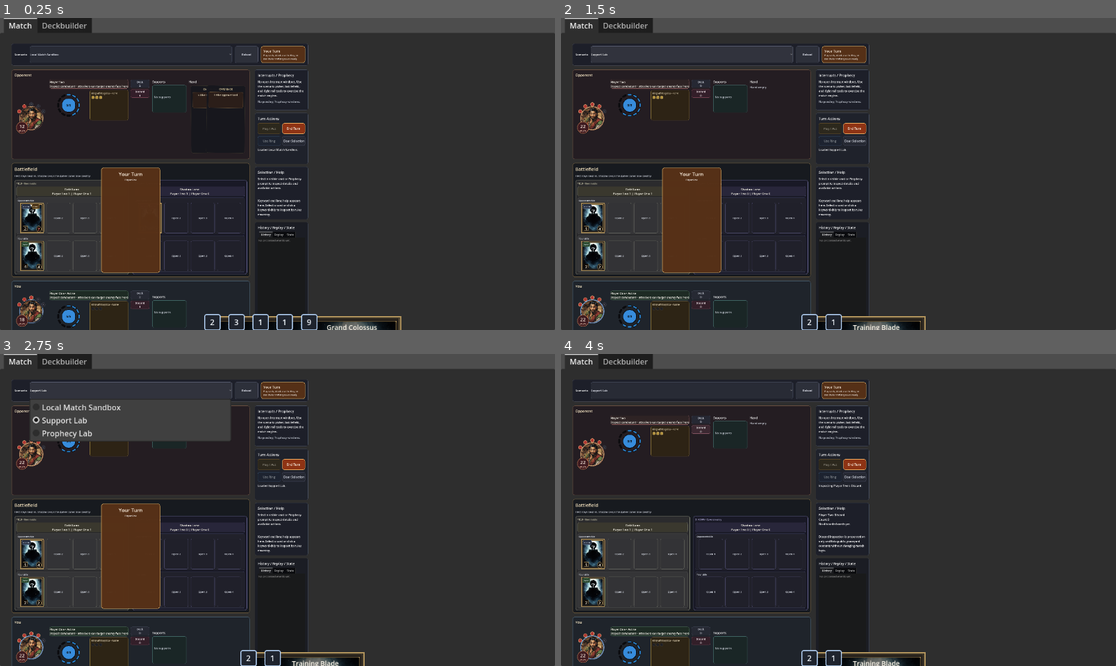
Above: before the commit, frames 1-4 (two rows, left to right).
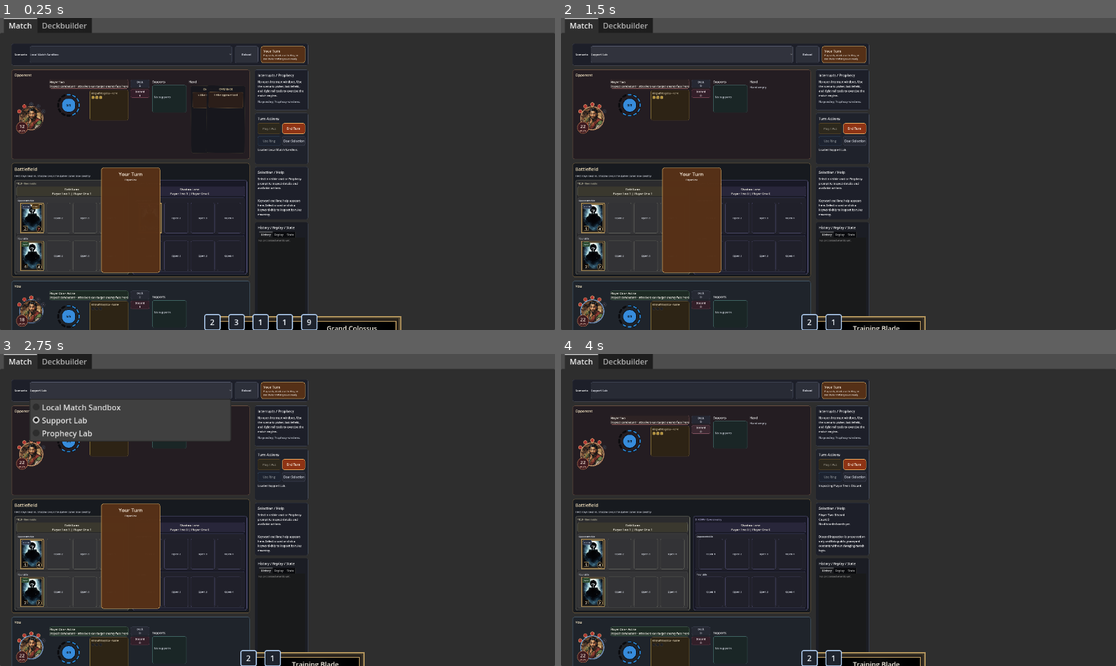
Above: after the commit, the same moments.

Repository: FlinnBurgess/elder-scrolls-legends
Game: Godot game, scene res://scenes/bootstrap/bootstrap.tscn
Same seed, same stepped clock (60 frames per second), same inputs: the game is played once before the commit and once after it.
Inputs:
- Up to frame 1 (0.25 s): no input
- Up to frame 2 (1.5 s): click "Local Match Sandbox" at 0.5 s; click "Player Two Inspect combatant …" at 1.25 s
- Up to frame 3 (2.75 s): click "Support Lab" at 2 s
- Up to frame 4 (4 s): click "Deck 0" at 2.75 s; click "Discard 0" at 3.5 s

The runs differ from the first frame. In frame 1, 0.3% of the frame differs, in the area x 39-72%, y 97-100%; in frame 2, 0.3%; in frame 3, 0.3%; in frame 4, 0.3%.

Commit message:
Separate subtype into its own banner box below opaque name banner
- Move subtype label out of name banner into a new SubtypeBanner PanelContainer
- Make name banner opaque (0.95 alpha), inset within art frame border
- Add accent-colored bottom border on name banner, square corners
- Subtype banner centered horizontally, overlapping bottom of name banner
- Thin 1px accent border on subtype banner

Co-Authored-By: Claude Opus 4.6 <noreply@anthropic.com>

Diff:
--- a/src/ui/components/CardDisplayComponent.gd
+++ b/src/ui/components/CardDisplayComponent.gd
@@ -50,6 +50,7 @@
 var _inner_frame: PanelContainer
 var _name_banner: PanelContainer
 var _name_label: Label
+var _subtype_banner: PanelContainer
 var _subtype_label: Label
 var _art_frame: PanelContainer
 var _art_texture: TextureRect
@@ -153,13 +154,19 @@
 	_name_label.max_lines_visible = 1
 	_name_label.add_theme_font_size_override("font_size", 13)
 	name_box.add_child(_name_label)
+	# Subtype banner – separate box overlaying the bottom of the name banner
+	_subtype_banner = PanelContainer.new()
+	_subtype_banner.name = "SubtypeBanner"
+	_subtype_banner.clip_contents = true
+	_content_root.add_child(_subtype_banner)
+	var subtype_box := _build_panel_box(_subtype_banner, 0, 4, BoxContainer.ALIGNMENT_CENTER)
 	_subtype_label = Label.new()
 	_subtype_label.name = "SubtypeLabel"
 	_subtype_label.horizontal_alignment = HORIZONTAL_ALIGNMENT_CENTER
 	_subtype_label.autowrap_mode = TextServer.AUTOWRAP_WORD_SMART
 	_subtype_label.max_lines_visible = 1
 	_subtype_label.add_theme_font_size_override("font_size", 9)
-	name_box.add_child(_subtype_label)
+	subtype_box.add_child(_subtype_label)
 	_art_texture = TextureRect.new()
 	_art_texture.name = "ArtTexture"
 	_art_texture.expand_mode = TextureRect.EXPAND_IGNORE_SIZE
@@ -254,8 +261,14 @@
 	_apply_panel_style(_outer_frame, COLOR_FRAME_DARK, accent, _scaled_border_width(3, scale), 0)
 	# Inner frame – slightly lighter
 	_apply_panel_style(_inner_frame, COLOR_FRAME_INNER, muted_accent, _scaled_border_width(1, scale), 0)
-	# Name banner – semi-transparent dark overlay on top of art
-	_apply_panel_style(_name_banner, Color(0.0, 0.0, 0.0, 0.55), Color(0.0, 0.0, 0.0, 0.0), 0, 0)
+	# Name banner – opaque dark overlay on top of art, thin bottom border matching art frame
+	var art_border_color := accent.lerp(Color(0.78, 0.64, 0.4, 1.0), 0.42)
+	_apply_panel_style(_name_banner, Color(0.0, 0.0, 0.0, 0.95), art_border_color, 0, 0)
+	var name_style := _name_banner.get_theme_stylebox("panel") as StyleBoxFlat
+	if name_style:
+		name_style.border_width_bottom = _scaled_border_width(2, scale)
+	# Subtype banner – dark opaque, no rounding, 1px border
+	_apply_panel_style(_subtype_banner, Color(0.0, 0.0, 0.0, 0.95), art_border_color, 1, 0)
 	# Art frame – the main card image area
 	_apply_panel_style(_art_frame, _art_fill(_presentation_mode), accent.lerp(Color(0.78, 0.64, 0.4, 1.0), 0.42), _scaled_border_width(2 if _presentation_mode == PRESENTATION_FULL else 1, scale), 0)
 	# Rules panel – transparent so text renders over the inner frame background
@@ -284,6 +297,7 @@
 	var creature_minimal := _presentation_mode == PRESENTATION_CREATURE_BOARD_MINIMAL
 	var is_creature := _is_creature(_card_data)
 	_name_banner.visible = full
+	_subtype_banner.visible = full
 	_rules_panel.visible = full
 	_rarity_marker.visible = full
 	_cost_badge.visible = full
@@ -328,10 +342,19 @@
 	_art_frame.position = Vector2(inner_rect.position.x + content_padding, art_top)
 	_art_frame.size = Vector2(content_width, art_height)
 
-	# Name banner – overlays top of art, semi-transparent
-	var banner_height := 40.0 * scale
-	_name_banner.position = Vector2(inner_rect.position.x + content_padding, art_top)
-	_name_banner.size = Vector2(content_width, banner_height)
+	# Name banner – opaque, inset within the art frame border
+	var art_border_w := float(_scaled_border_width(2, scale))
+	var banner_height := 28.0 * scale
+	_name_banner.position = _art_frame.position + Vector2(art_border_w, art_border_w)
+	_name_banner.size = Vector2(_art_frame.size.x - art_border_w * 2.0, banner_height)
+	# Subtype banner – centered horizontally, overlapping bottom of name banner
+	var subtype_height := 12.0 * scale
+	var subtype_width := _art_frame.size.x * 0.45
+	_subtype_banner.position = Vector2(
+		_art_frame.position.x + (_art_frame.size.x - subtype_width) * 0.5,
+		_name_banner.position.y + banner_height - subtype_height * 0.5
+	)
+	_subtype_banner.size = Vector2(subtype_width, subtype_height)
 
 	# Stat badges – attack diamond + health circle, straddling art bottom edge
 	_layout_stat_badges(inner_rect, Rect2(_art_frame.position, _art_frame.size), scale, true)
@@ -362,6 +385,8 @@
 	_layout_stat_badges(inner_rect, Rect2(_art_frame.position, _art_frame.size), scale)
 	_name_banner.position = Vector2.ZERO
 	_name_banner.size = Vector2.ZERO
+	_subtype_banner.position = Vector2.ZERO
+	_subtype_banner.size = Vector2.ZERO
 	_rules_panel.position = Vector2.ZERO
 	_rules_panel.size = Vector2.ZERO
 	_rarity_marker.position = Vector2.ZERO
@@ -378,6 +403,8 @@
 	_art_frame.size = Vector2.ONE * maxf(square_size - 12.0 * scale, 0.0)
 	_name_banner.position = Vector2.ZERO
 	_name_banner.size = Vector2.ZERO
+	_subtype_banner.position = Vector2.ZERO
+	_subtype_banner.size = Vector2.ZERO
 	_rules_panel.position = Vector2.ZERO
 	_rules_panel.size = Vector2.ZERO
 	_rarity_marker.position = Vector2.ZERO
@@ -752,7 +779,7 @@
 func _refresh_corner_radii() -> void:
 	_set_panel_corner_radius(_outer_frame, 0)
 	_set_panel_corner_radius(_inner_frame, 0)
-	for panel in [_name_banner, _rules_panel, _rarity_marker, _cost_badge]:
+	for panel in [_rules_panel, _rarity_marker, _cost_badge]:
 		_set_panel_corner_radius(panel, _panel_radius(panel, 8))
 	_set_panel_corner_radius(_attack_badge, 0)
 	# Health badge: keep circular — use half the badge dimension as radius
